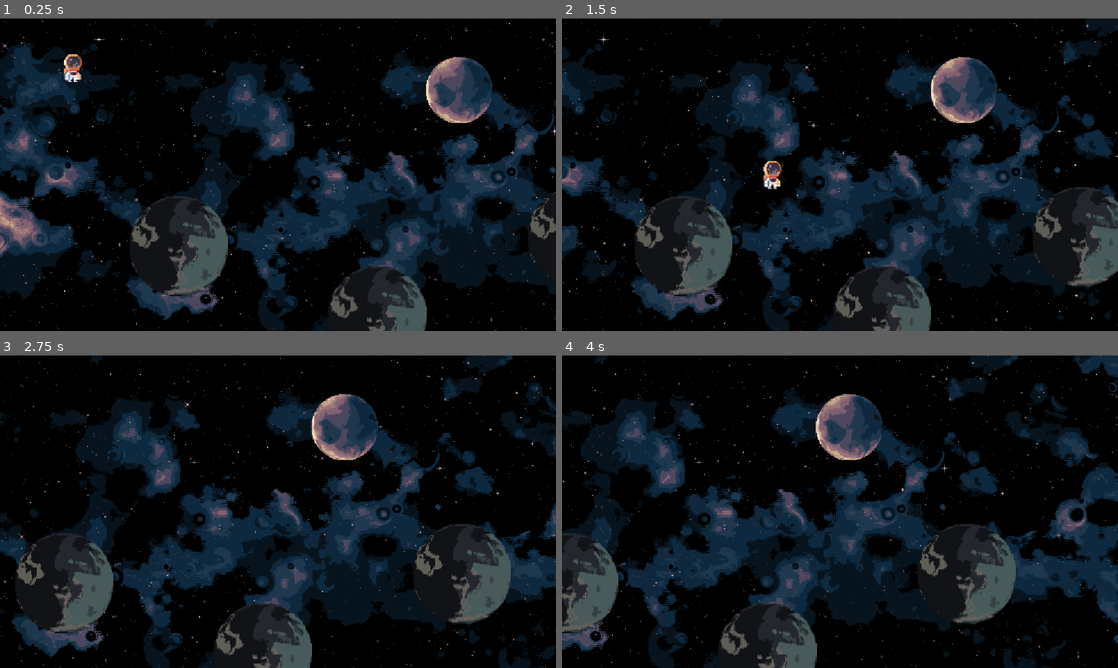
Above: before the commit, frames 1-4 (two rows, left to right).
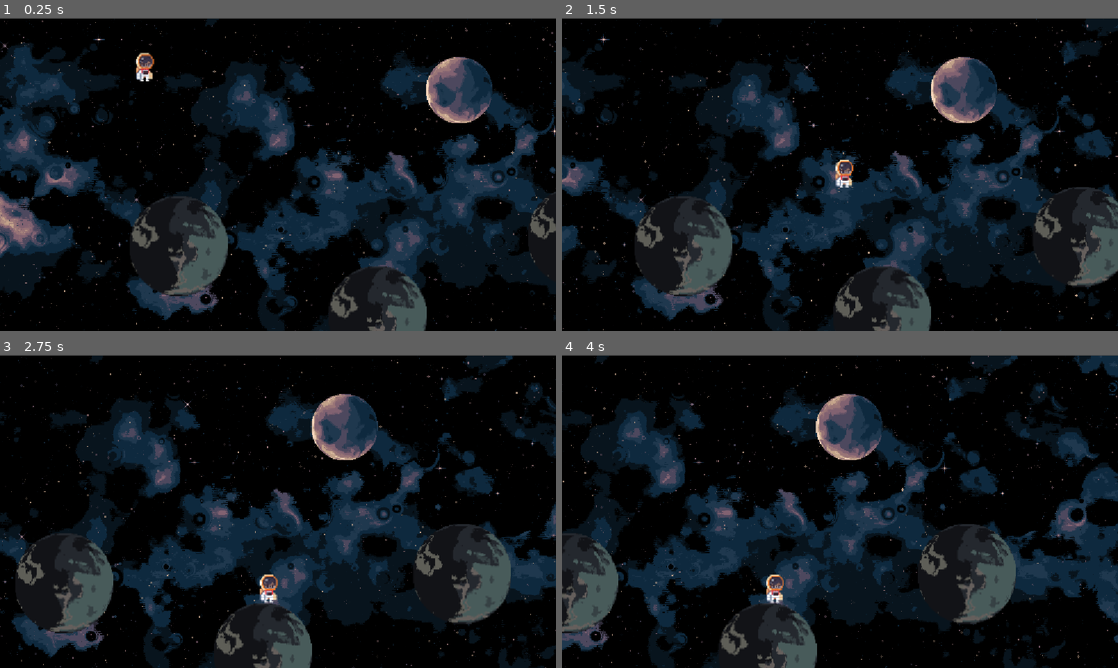
Above: after the commit, the same moments.

Repository: Zain-Abusal/Haven-Dubai
Game: Godot game, scene res://level_1.tscn
The game is run twice, just before and just after one commit, with the same random seed, the same clock (stepped at 60 frames per second) and the same inputs.
Inputs:
- Up to frame 1 (0.25 s): no input
- Up to frame 2 (1.5 s): tap Enter (ui_accept) at 0.5, 0.77 s; hold Right (ui_right) from 0.53 s (still down)
- Up to frame 3 (2.75 s): tap Enter (ui_accept) at 1.52 s; release Right (ui_right) at 2.03 s; hold Left (ui_left) from 2.03 s (still down)
- Up to frame 4 (4 s): release Left (ui_left) at 2.78 s; hold Right (ui_right) from 2.78 s (still down); tap Enter (ui_accept) at 3.02, 3.77 s

The runs differ from the first frame. In frame 1, 0.5% of the frame differs, in the area x 11-28%, y 11-21%; in frame 2, 0.5%, in the area x 36-53%, y 45-55%; in frame 3, 0.3%; in frame 4, 0.3%.

Commit message:
add restart logic and add some basic but buggy collision

Diff:
--- a/lost-in-orbit/character_body_2d.gd
+++ b/lost-in-orbit/character_body_2d.gd
@@ -2,7 +2,7 @@
 
 
 const SPEED = 300.0
-const JUMP_VELOCITY = -300.0
+const JUMP_VELOCITY = -400.0
 const Gravity = 200.0
 
 func _physics_process(delta: float) -> void:
@@ -23,3 +23,8 @@
 		velocity.x = move_toward(velocity.x, 0, SPEED)
 
 	move_and_slide()
+
+# Handle player leaving viewport
+func _on_visible_on_screen_notifier_2d_screen_exited() -> void:
+	print("Player left the screen! Game Over.")
+	get_tree().call_deferred("reload_current_scene")
--- a/lost-in-orbit/level_1.tscn
+++ b/lost-in-orbit/level_1.tscn
@@ -486,7 +486,7 @@
 texture = ExtResource("2_5rr72")
 metadata/_edit_group_ = true
 
-[node name="Area2D" type="Area2D" parent="Bg/Debris" unique_id=687494157]
+[node name="Area2D" type="StaticBody2D" parent="Bg/Debris" unique_id=1327772638]
 
 [node name="CollisionShape2D" type="CollisionShape2D" parent="Bg/Debris/Area2D" unique_id=647668467]
 shape = SubResource("CircleShape2D_8vrlf")
@@ -497,7 +497,7 @@
 texture = ExtResource("2_5rr72")
 metadata/_edit_group_ = true
 
-[node name="Area2D" type="Area2D" parent="Bg/Debris2" unique_id=664067822]
+[node name="Area2D" type="StaticBody2D" parent="Bg/Debris2" unique_id=651433446]
 
 [node name="CollisionShape2D" type="CollisionShape2D" parent="Bg/Debris2/Area2D" unique_id=718270038]
 shape = SubResource("CircleShape2D_8vrlf")
@@ -508,7 +508,7 @@
 texture = ExtResource("2_5rr72")
 metadata/_edit_group_ = true
 
-[node name="Area2D" type="Area2D" parent="Bg/Debris3" unique_id=579470846]
+[node name="Area2D" type="StaticBody2D" parent="Bg/Debris3" unique_id=2037604134]
 
 [node name="CollisionShape2D" type="CollisionShape2D" parent="Bg/Debris3/Area2D" unique_id=412108833]
 shape = SubResource("CircleShape2D_8vrlf")
@@ -523,7 +523,7 @@
 texture = ExtResource("2_5rr72")
 metadata/_edit_group_ = true
 
-[node name="Area2D" type="Area2D" parent="Bg2/Debris" unique_id=1014277908]
+[node name="Area2D" type="StaticBody2D" parent="Bg2/Debris" unique_id=1439934762]
 
 [node name="CollisionShape2D" type="CollisionShape2D" parent="Bg2/Debris/Area2D" unique_id=479454896]
 shape = SubResource("CircleShape2D_8vrlf")
@@ -534,19 +534,19 @@
 texture = ExtResource("2_5rr72")
 metadata/_edit_group_ = true
 
-[node name="Area2D" type="Area2D" parent="Bg2/Debris2" unique_id=548621379]
+[node name="Area2D" type="StaticBody2D" parent="Bg2/Debris2" unique_id=1970636958]
 
 [node name="CollisionShape2D" type="CollisionShape2D" parent="Bg2/Debris2/Area2D" unique_id=509978469]
 shape = SubResource("CircleShape2D_8vrlf")
 
-[node name="Debris3" type="Area2D" parent="Bg2" unique_id=1215950378]
+[node name="Debris3" type="StaticBody2D" parent="Bg2" unique_id=1145003264]
 metadata/_edit_group_ = true
 
 [node name="CollisionShape2D" type="CollisionShape2D" parent="Bg2/Debris3" unique_id=810119132]
 position = Vector2(-180, -175)
 shape = SubResource("CircleShape2D_0sxyj")
 
-[node name="Debris4" type="Area2D" parent="Bg2" unique_id=1106816904]
+[node name="Debris4" type="StaticBody2D" parent="Bg2" unique_id=147063401]
 position = Vector2(651, 260)
 metadata/_edit_group_ = true
 
@@ -555,7 +555,7 @@
 shape = SubResource("CircleShape2D_0sxyj")
 
 [node name="Player" type="CharacterBody2D" parent="." unique_id=1533715046]
-position = Vector2(151.00003, 89)
+position = Vector2(300, 87.00001)
 scale = Vector2(2.296875, 2.296875)
 script = ExtResource("3_gyffv")
 metadata/_edit_group_ = true
@@ -567,3 +567,10 @@
 [node name="CollisionShape2D" type="CollisionShape2D" parent="Player" unique_id=1715626846]
 position = Vector2(0.43536377, 1.7415009)
 shape = SubResource("CapsuleShape2D_1vivr")
+
+[node name="VisibleOnScreenNotifier2D" type="VisibleOnScreenNotifier2D" parent="Player" unique_id=1362968117]
+position = Vector2(-8.272102, -13.061228)
+scale = Vector2(0.43537417, 0.43537417)
+rect = Rect2(-10, -10, 58, 89)
+
+[connection signal="screen_exited" from="Player/VisibleOnScreenNotifier2D" to="Player" method="_on_visible_on_screen_notifier_2d_screen_exited"]
Not shown, added: lost-in-orbit/level_1.tscn7298627763.tmp
